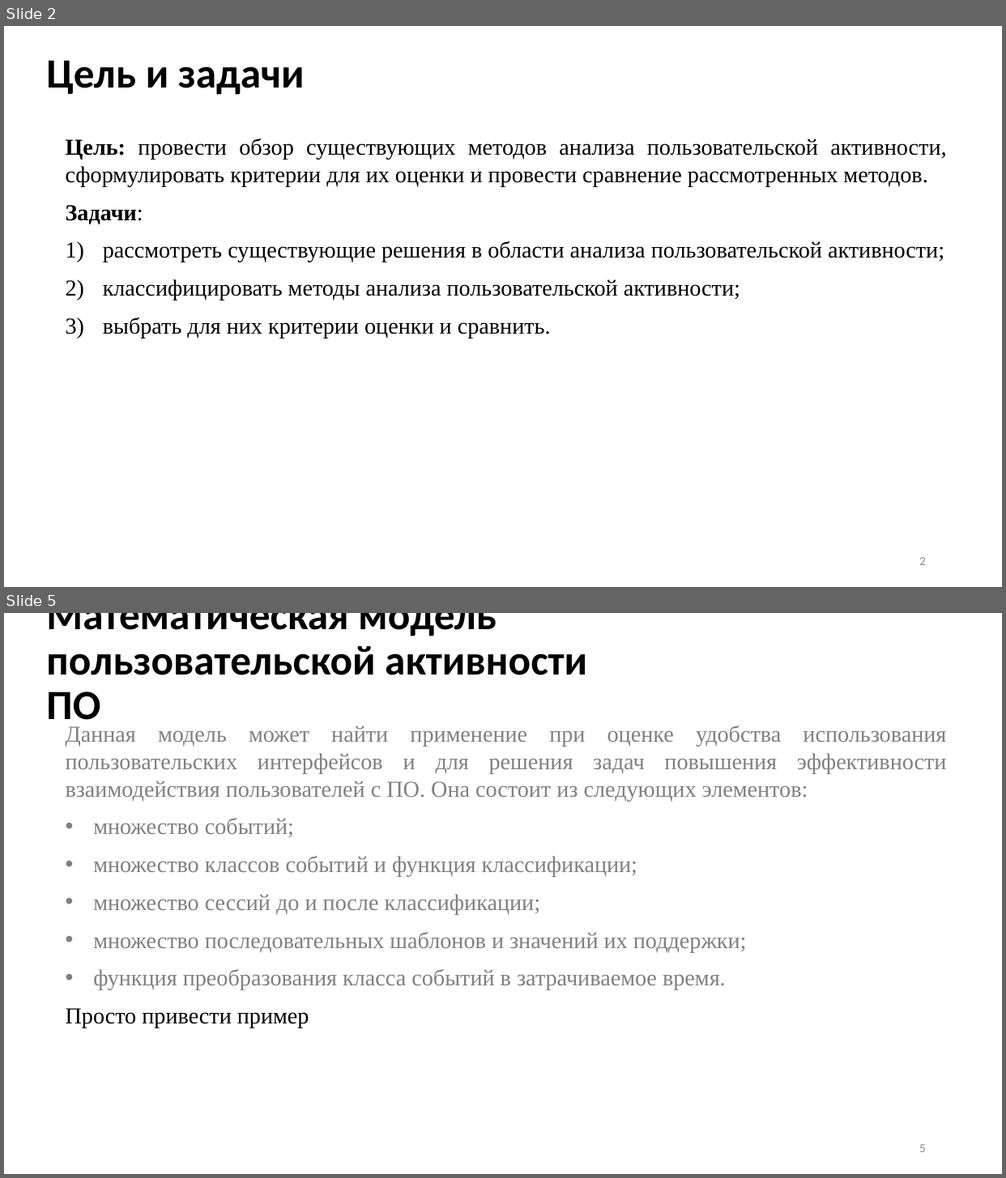
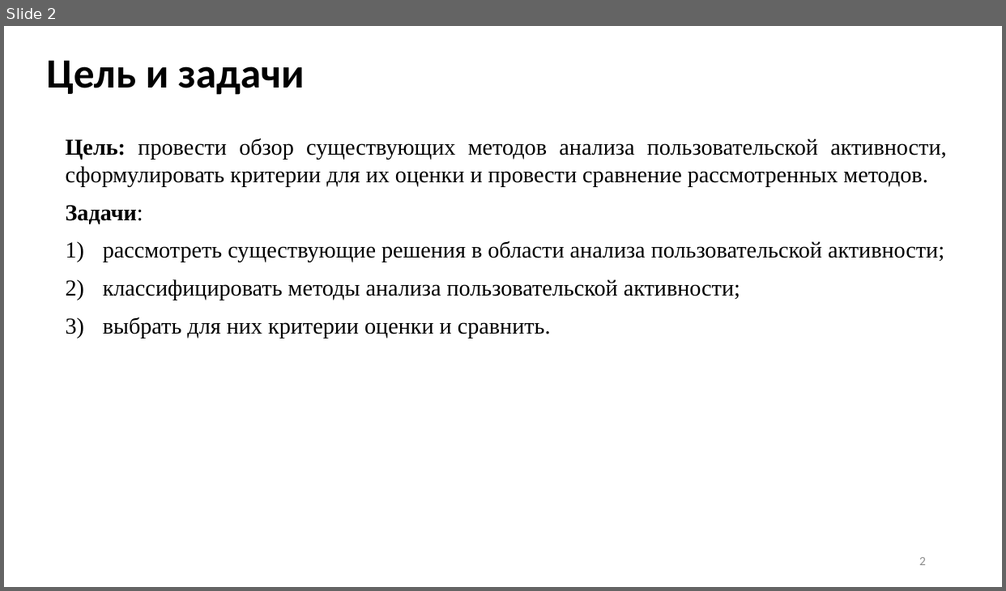
Before and after one commit to Inlucker/7semestr, a slide deck: НИР и ВКР/Презентация/ПронинАС_НИР_презентация.pptx. Shown one above the other, each under a label of ours: slides 2 and 5 before the commit, slide 2 after it; the slides between them are not shown. The pictures are 1006x1178 and 1006x591 pixels, drawn with LibreOffice and Linux fonts; fonts in the diff are those of the drawing. Boxes give left, top, right and bottom in pixels: in the first picture for what was removed or moved away, otherwise in the second. Text is boxed around its words. In the diff, an @@ line names an element or a change of style, - is before the commit and + after.

```diff
--- a/НИР и ВКР/Презентация/ПронинАС_НИР_презентация.pptx
+++ b/НИР и ВКР/Презентация/ПронинАС_НИР_презентация.pptx
@@ slide 5 removed at (4, 613, 1002, 1174), background #FFFFFF @@
@@ title removed at (46, 613, 587, 730) @@
-Математическая модель пользовательской активности ПО
@@ text removed at (66, 726, 947, 1028) @@
-Данная модель может найти применение при оценке удобства использования пользовательских интерфейсов и для решения задач повышения эффективности взаимодействия пользователей с ПО. Она состоит из следующих элементов:
-• множество событий;
-• множество классов событий и функция классификации;
-• множество сессий до и после классификации;
-• множество последовательных шаблонов и значений их поддержки;
-• функция преобразования класса событий в затрачиваемое время.
-Просто привести пример
@@ page number removed at (919, 1144, 926, 1152) @@
-5
```
Also in this commit, not shown: 3 slides changed, 2 other files.
